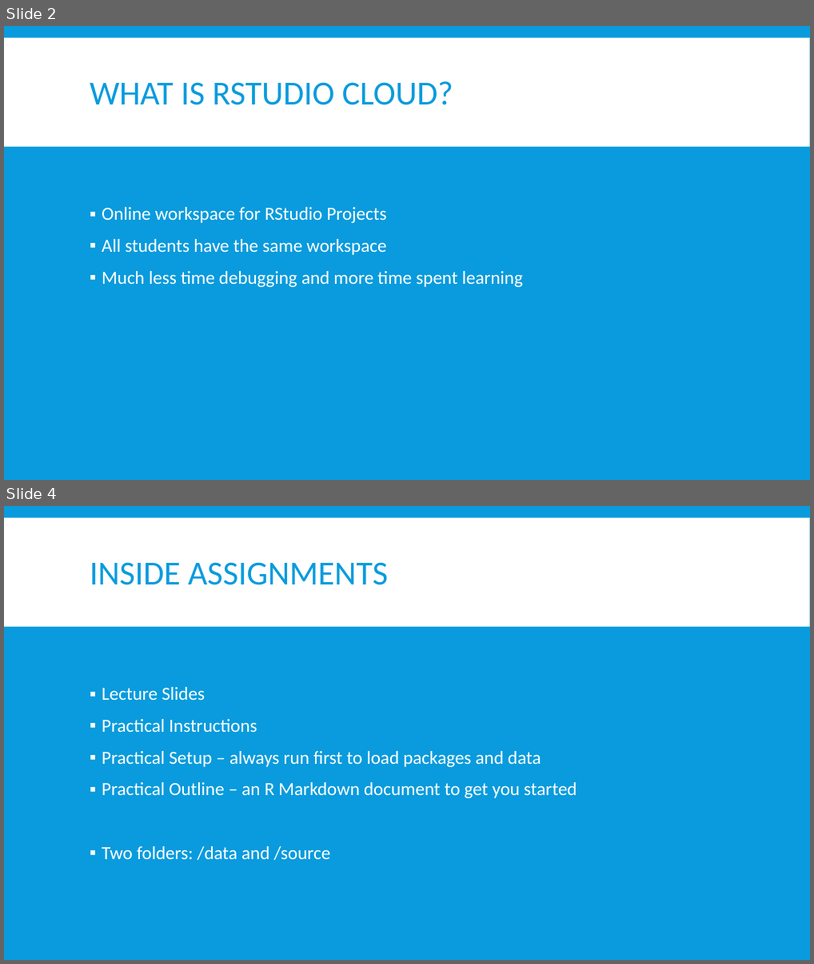
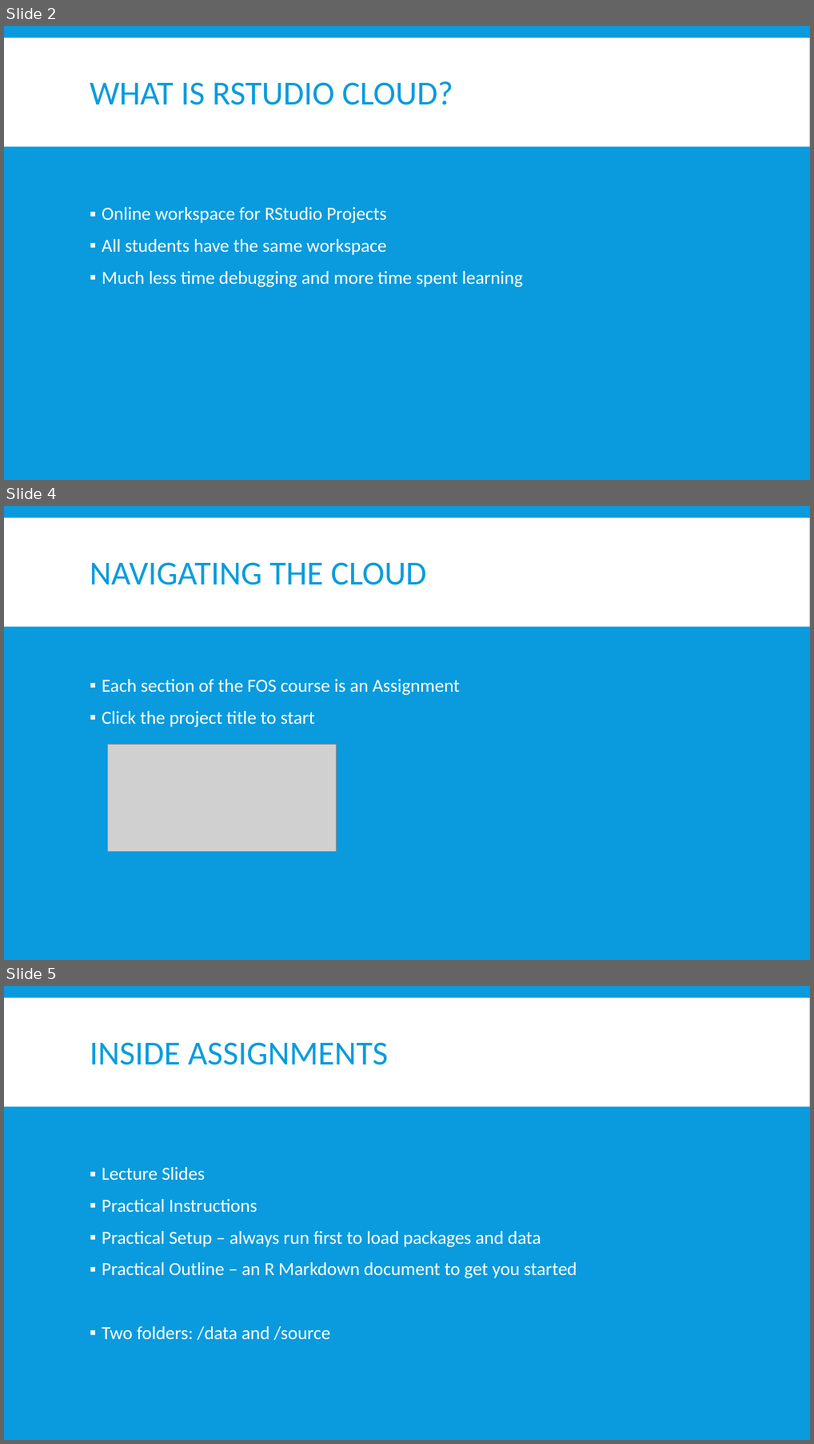
Before and after one commit to FOS-MDS/r_introduction, a slide deck: source/Lecture-Slides_R-StudioCloud.pptx. Shown one above the other, each under a label of ours: slides 2 and 4 before the commit, slides 2, 4 and 5 after it; the slides between them are not shown. The pictures are 814x964 and 814x1444 pixels, drawn with LibreOffice and Linux fonts; fonts in the diff are those of the drawing; grey boxes stand for pictures. Boxes give left, top, right and bottom in pixels: in the first picture for what was removed or moved away, otherwise in the second. Text is boxed around its words. In the diff, an @@ line names an element or a change of style, - is before the commit and + after.

```diff
--- a/source/Lecture-Slides_R-StudioCloud.pptx
+++ b/source/Lecture-Slides_R-StudioCloud.pptx
@@ slide 4 added at [4, 506, 810, 960], background #099BDD; not listed: 1 template element that a slide beside it also shows @@
@@ title added at [90, 562, 427, 585], 40 pt, text #099BDD @@
+NAVIGATING THE CLOUD
@@ text added at [102, 679, 460, 727], 22 pt, text #FFFFFF @@
+▪ Each section of the FOS course is an Assignment
+▪ Click the project title to start
@@ picture added at [107, 744, 337, 852] @@
@@ what was slide 4 is now slide 5 @@
```
Also in this commit, not shown: 1 slide changed, 1 other file.
